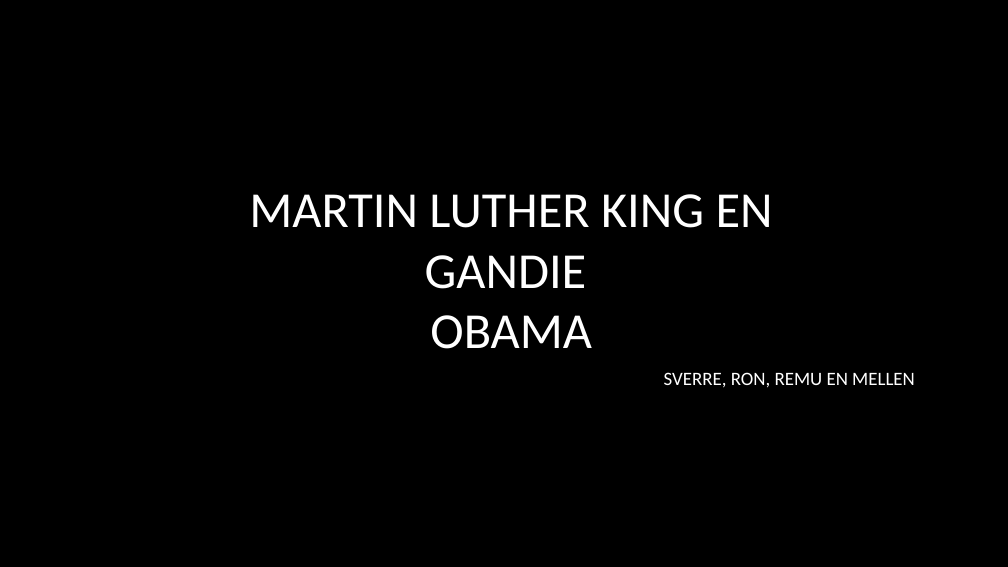
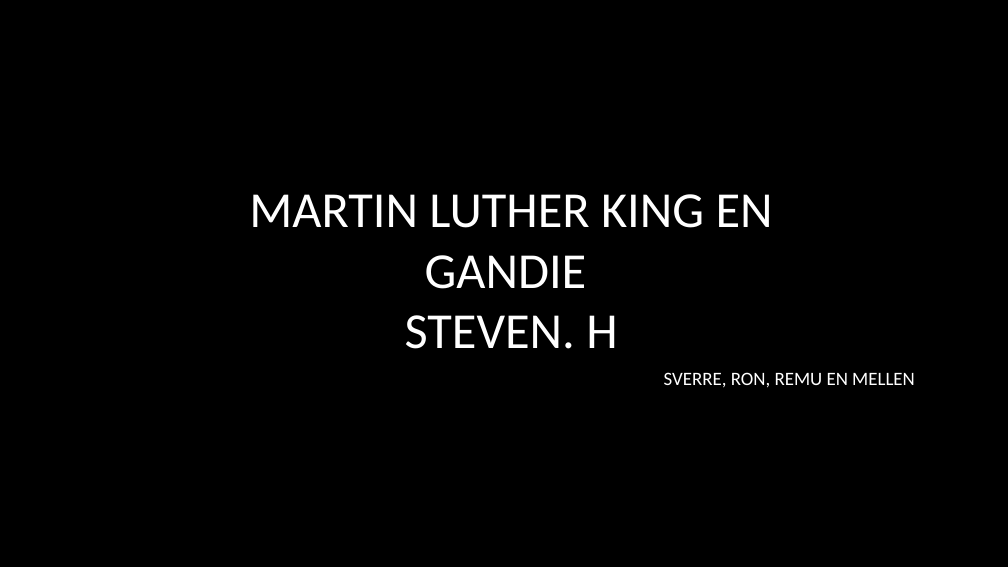
Before and after one commit to Hunter-Salvius/Hunter-Salvius.github.io, a slide deck: slide 1 of wbs/Martin luther king en gandie en obama.pptx. Drawn at 1008x567 pixels with LibreOffice and Linux fonts; fonts in the diff are those of the drawing; background and template pictures are left out. Boxes give left, top, right and bottom in pixels: in the first picture for what was removed or moved away, otherwise in the second. Text is boxed around its words. In the diff, an @@ line names an element or a change of style, - is before the commit and + after.

```diff
--- a/wbs/Martin luther king en gandie en obama.pptx
+++ b/wbs/Martin luther king en gandie en obama.pptx
@@ title at bbox=[249, 194, 773, 349]: text changed @@
-MARTIN LUTHER KING EN GANDIE
-OBAMA
+MARTIN LUTHER KING EN GANDIE
+STEVEN. H
```
Also in this commit, not shown: 6 other slides changed, 6 other files.
